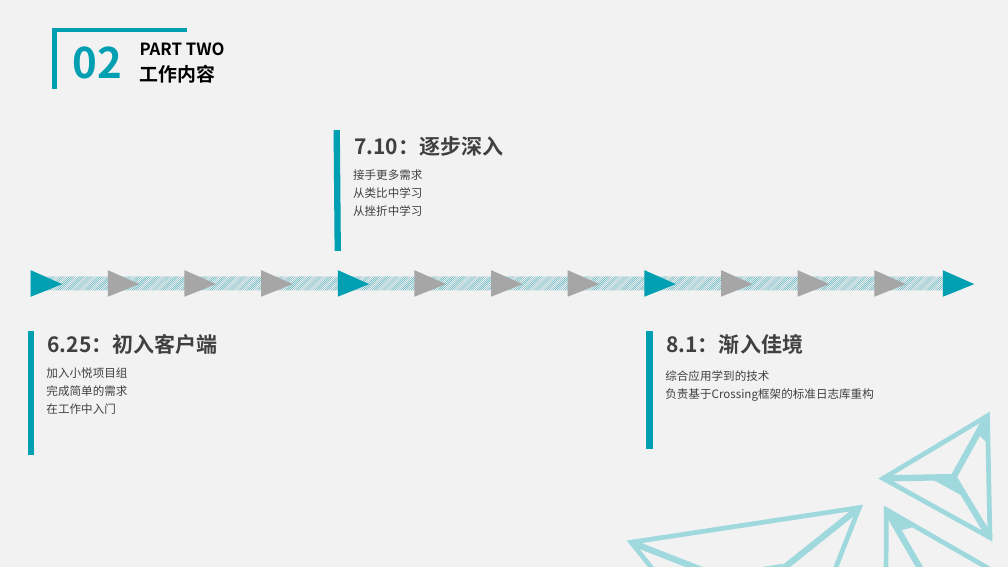
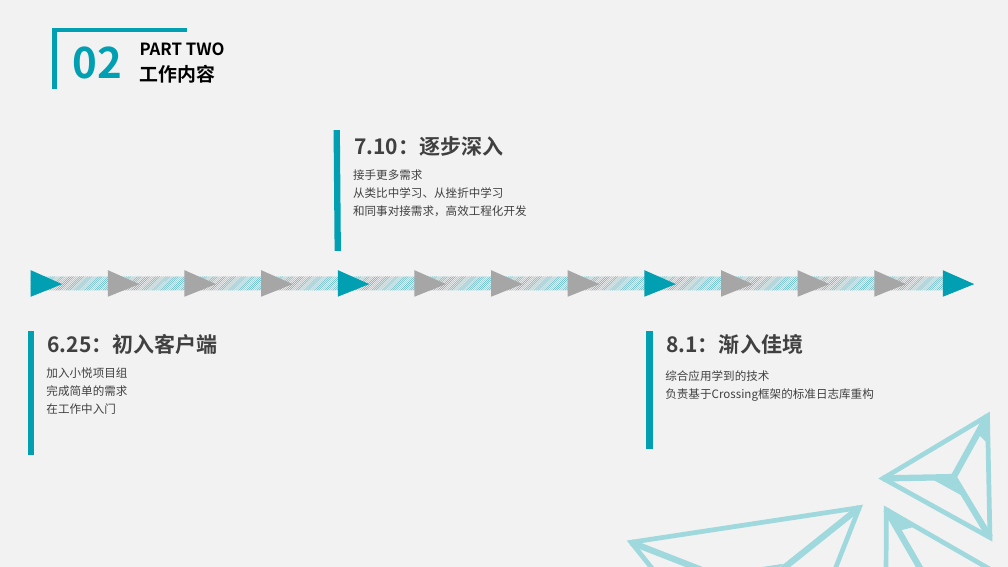
Before and after one commit to Siyuexi/InternNote, a slide deck: slide 6 of Tencent/Gestaltxu实习生答辩.pptx (slide 7 before the commit). Drawn at 1008x567 pixels with LibreOffice and Linux fonts; fonts in the diff are those of the drawing. Boxes give left, top, right and bottom in pixels: in the first picture for what was removed or moved away, otherwise in the second. Text is boxed around its words. In the diff, an @@ line names an element or a change of style, - is before the commit and + after.

```diff
--- a/Tencent/Gestaltxu实习生答辩.pptx
+++ b/Tencent/Gestaltxu实习生答辩.pptx
@@ text at box(353, 187, 527, 216): text changed @@
-从类比中学习
-从挫折中学习
+从类比中学习、从挫折中学习
+和同事对接需求，高效工程化开发
```
Also in this commit, not shown: 6 other slides changed, 6 slides added, 12 slides removed, 1 other file.
